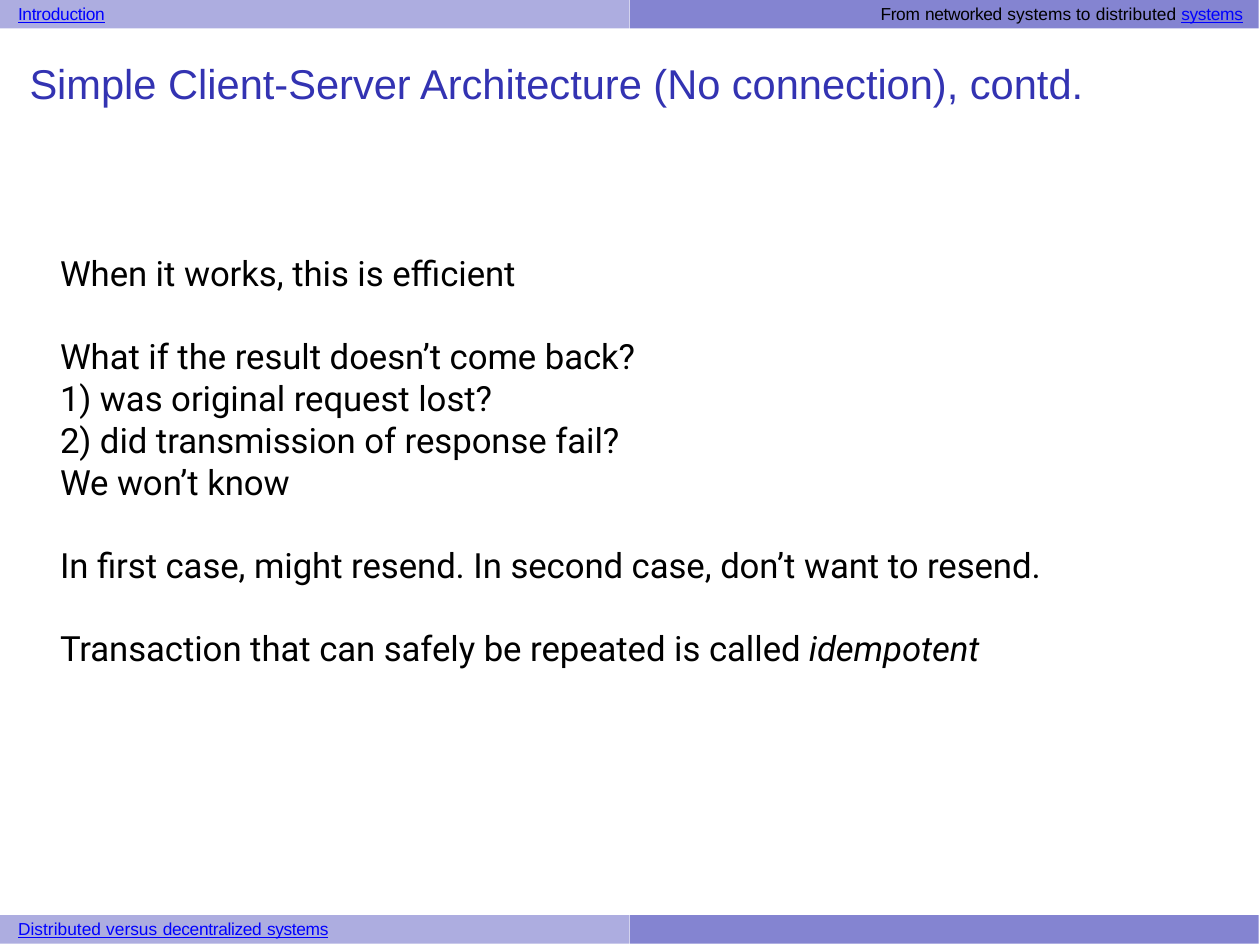
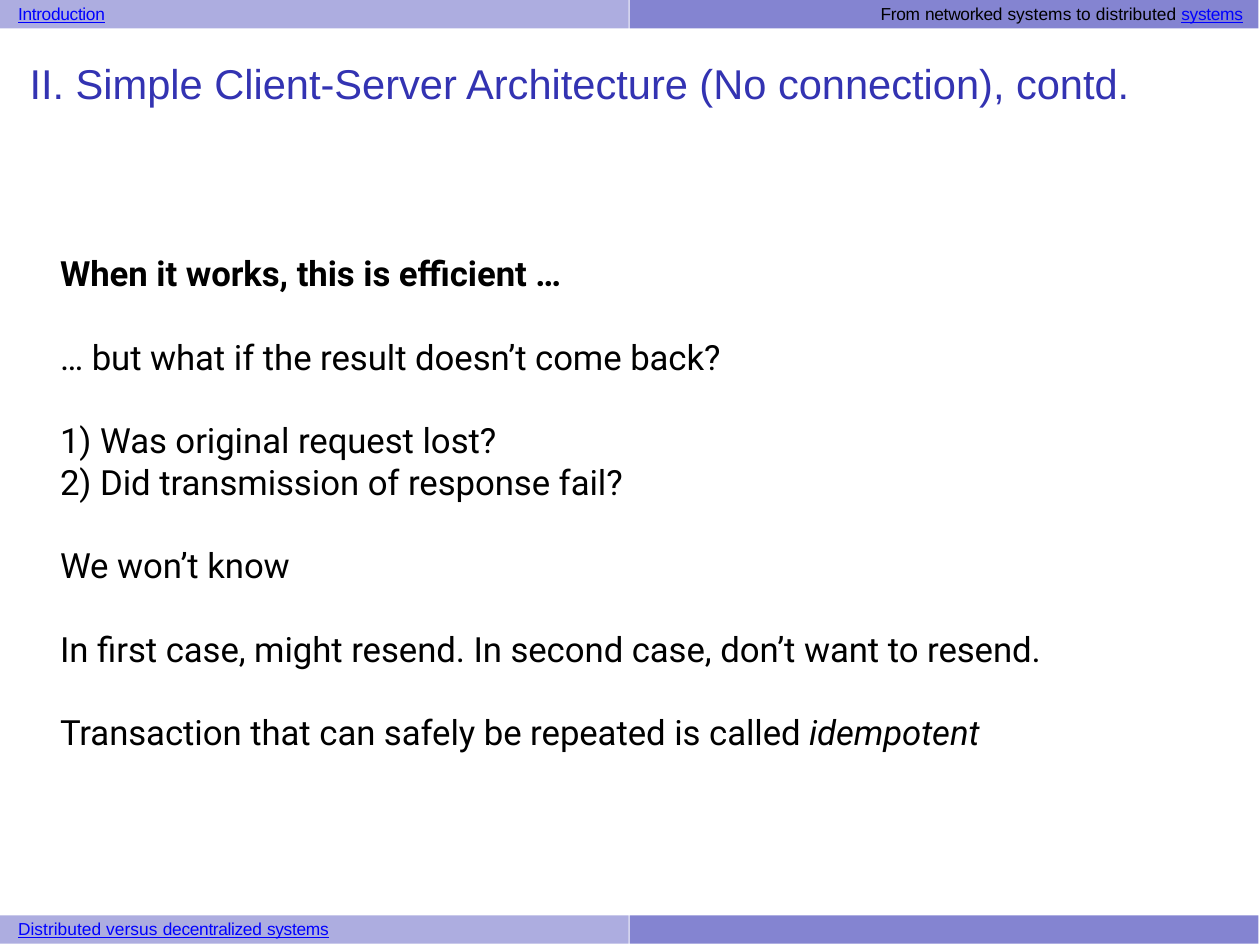
Before and after one commit to UVADS/distributed_computing, a slide deck: slide 14 of 03_dataframes_and_spark_sql/system_architecture_examples.pptx (slide 4 before the commit). Drawn at 1260x946 pixels with LibreOffice and Linux fonts; fonts in the diff are those of the drawing. Boxes give left, top, right and bottom in pixels: in the first picture for what was removed or moved away, otherwise in the second. Text is boxed around its words. In the diff, an @@ line names an element or a change of style, - is before the commit and + after.

```diff
--- a/03_dataframes_and_spark_sql/system_architecture_examples.pptx
+++ b/03_dataframes_and_spark_sql/system_architecture_examples.pptx
@@ title at (x1=30, y1=69, x2=1129, y2=106): text changed @@
-Simple Client-Server Architecture (No connection), contd.
+II. Simple Client-Server Architecture (No connection), contd.
@@ text at (x1=60, y1=259, x2=720, y2=503): text changed @@
-When it works, this is efficient
-What if the result doesn’t come back?
-1) was original request lost?
-2) did transmission of response fail?
+When it works, this is efficient …
+… but what if the result doesn’t come back?
+1) Was original request lost?
+2) Did transmission of response fail?
```
Also in this commit, not shown: 6 other slides changed, 14 slides added.
